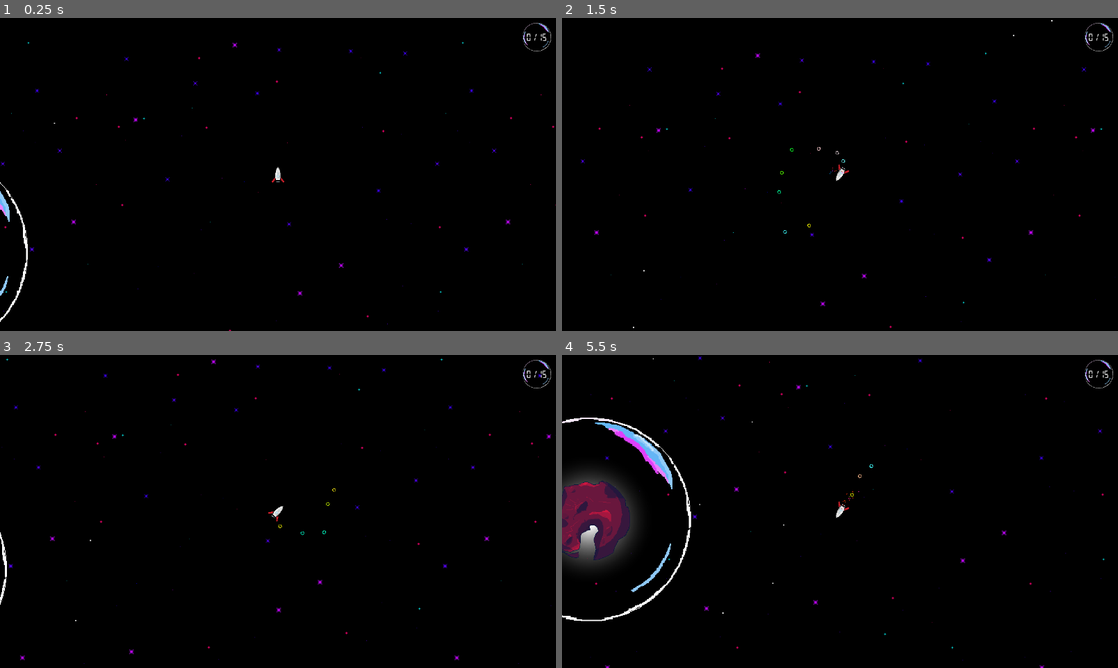
Above: before the commit, frames 1-4 (two rows, left to right).
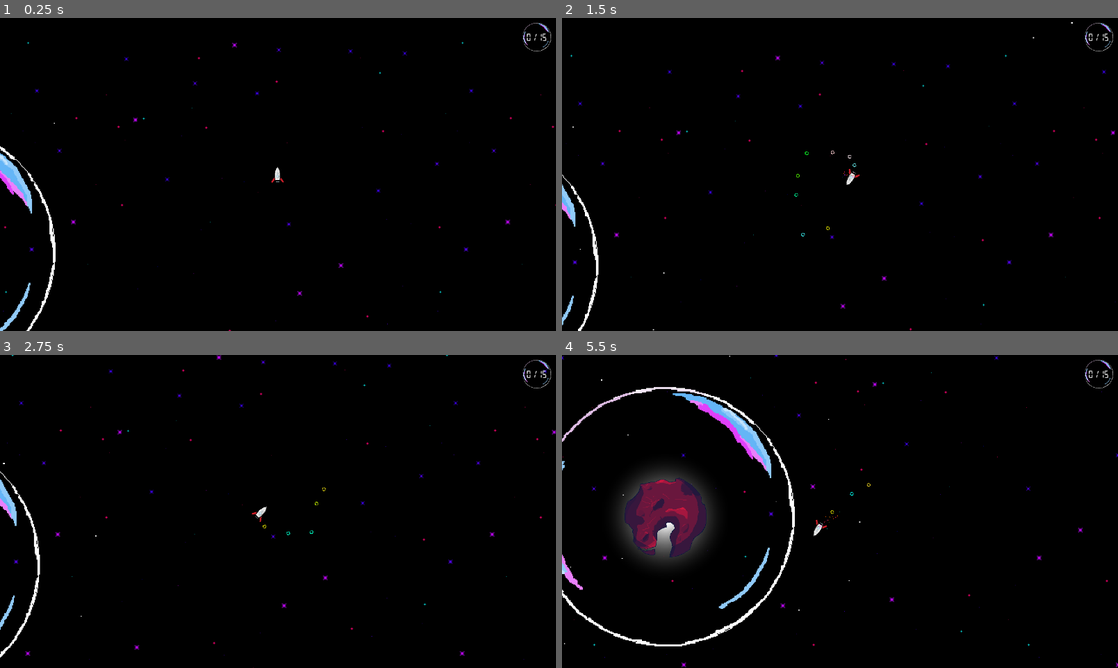
Above: after the commit, the same moments.

Repository: bjornarprytz/doro-exploro
Game: Godot game, scene res://main.tscn
The game is run twice, just before and just after one commit, with the same random seed, the same clock (stepped at 60 frames per second) and the same inputs. Sound files missing from this copy of the repository are replaced by a short silence.
Inputs (mouse positions are in pixels of both pictures, inside the frame that each line leads up to):
- Up to frame 1 (0.25 s): no input
- Up to frame 2 (1.5 s): move the mouse to (962, 158) at 0.52 s; hold Right (ui_right) 0.53-1.28 s; hold Space (throttle) 0.53-1.28 s; click (962, 158) at 0.67 s; move the mouse to (728, 190) at 1.27 s; hold Down (brake) from 1.28 s (still down); tap Space (throttle) at 1.35 s
- Up to frame 3 (2.75 s): move the mouse to (333, 442) at 2.02 s; release Down (brake) at 2.03 s; hold Right (ui_right) from 2.03 s (still down); hold Space (throttle) from 2.03 s (still down)
- Up to frame 4 (5.5 s): move the mouse to (812, 574) at 2.77 s; release Space (throttle) at 2.78 s; tap Space (throttle) at 2.85, 4.35 s; click (812, 574) at 2.92 s; move the mouse to (1006, 558) at 3.52 s; release Right (ui_right) at 3.53 s; hold Space (throttle) 3.53-4.28 s; hold Left (ui_left) 3.53-5.03 s; move the mouse to (673, 464) at 4.27 s; move the mouse to (867, 511) at 5.02 s; hold Down (brake) from 5.03 s (still down); hold Space (throttle) from 5.03 s (still down); click (867, 511) at 5.17 s

The runs differ from the first frame. In frame 1, 1.5% of the frame differs, in the area x 0-100%, y 7-100%; in frame 2, 1.2%; in frame 3, 1.5%; in frame 4, 11%, in the area x 0-100%, y 0-100%.

Commit message:
wip planet visitation

Diff:
--- a/src/main.gd
+++ b/src/main.gd
@@ -4,13 +4,23 @@
 @onready var goal: RichTextLabel = %Goal
 @onready var fade_out: ColorRect = %FadeOut
 
+@onready var current_planet: Node2D = null
+
 func _ready() -> void:
 	Events.discovered = []
 	Events.game_over.connect(_on_game_over)
 	Events.atmosphere_entered.connect(_on_atmosphere_entered)
+	Events.atmosphere_exited.connect(_on_atmosphere_exited)
+
+	camera.global_position = player.global_position
+
 
 func _process(_delta: float) -> void:
-	camera.position = player.position
+	if current_planet:
+		# Midway point between player and planet
+		camera.position = lerp(camera.global_position, (player.global_position + current_planet.global_position) / 2, 0.069)
+	else:
+		camera.position = lerp(camera.global_position, player.global_position, 0.069)
 
 func _on_game_over(_win: bool):
 	var tween = create_tween()
@@ -21,16 +31,36 @@
 	get_tree().change_scene_to_file("res://credits.tscn")
 
 func _on_atmosphere_entered(planet: Planet):
+	_transition_to_planet_scene(planet)
+
 	if planet.type in Events.discovered:
 		return
+
+	planet.pop_bubble()
 
 	Events.discovered.push_back(planet.type)
 	Symphony.add_instrument()
 	_update_goal()
 	Events.planet_discovered.emit(planet)
 
+
 	if (Events.discovered.size() >= Events.goal):
 		Events.game_over.emit(true)
 
+func _on_atmosphere_exited(planet: Planet):
+	_transition_out_of_planet_scene(planet)
+
+func _transition_out_of_planet_scene(planet: Planet) -> void:
+	current_planet = null
+	var tween = create_tween()
+	tween.tween_property(camera, "zoom", Vector2.ONE, 1.0)
+	planet.transition_out_of_focus()
+
+func _transition_to_planet_scene(planet: Planet) -> void:
+	current_planet = planet
+	var tween = create_tween()
+	tween.tween_property(camera, "zoom", Vector2.ONE * 1.3, 1.0)
+	planet.transition_into_focus()
+
 func _update_goal():
 	goal.text = "%s / %s" % [Events.discovered.size(), Events.goal]
--- a/src/player.gd
+++ b/src/player.gd
@@ -2,50 +2,72 @@
 extends RigidBody2D
 
 @export var max_velocity: float = 50.0
+@export var max_velocity_in_atmostphere: float = 10.0
 @export var accelleration: float = 600.0
+@export var accelleration_in_atmostphere: float = 200.0
+
 @export var brake_strength: float = 250.0
 @export var rotation_speed: float = 300.0 # Lowered for smoother rotation
 
 @onready var exhaust: CPUParticles2D = %Exhaust
 @onready var burn: CPUParticles2D = %Burn
 
+@onready var _max_velocity: float = max_velocity
+@onready var _accelleration: float = accelleration
+
 var throttle: bool = false
 var brake: bool = false
 var turn: float = 0.0
 
+var current_planet: Planet = null
+
+func _ready() -> void:
+    Events.atmosphere_entered.connect(_on_atmosphere_entered)
+    Events.atmosphere_exited.connect(_on_atmosphere_exited)
+
 func _input(event: InputEvent) -> void:
-	if event.is_action_pressed("throttle"):
-		throttle = true
-		exhaust.emitting = true
-	elif event.is_action_released("throttle"):
-		throttle = false
-		exhaust.emitting = false
-	if event.is_action_pressed("brake"):
-		brake = true
-		burn.emitting = true
-	elif event.is_action_released("brake"):
-		brake = false
-		burn.emitting = false
+    if event.is_action_pressed("throttle"):
+        throttle = true
+        exhaust.emitting = true
+    elif event.is_action_released("throttle"):
+        throttle = false
+        exhaust.emitting = false
+    if event.is_action_pressed("brake"):
+        brake = true
+        burn.emitting = true
+    elif event.is_action_released("brake"):
+        brake = false
+        burn.emitting = false
 
-	# Get rotation input (supports both keyboard and joystick)
-	turn = Input.get_axis("ui_left", "ui_right")
+    # Get rotation input (supports both keyboard and joystick)
+    turn = Input.get_axis("ui_left", "ui_right")
 
 func _physics_process(delta: float) -> void:
-	if throttle:
-		apply_central_impulse(Vector2.UP.rotated(rotation) * accelleration * delta)
-	if brake:
-		# Damp
-		apply_central_impulse(- linear_velocity * delta)
+    if throttle:
+        apply_central_impulse(Vector2.UP.rotated(rotation) * _accelleration * delta)
+    if brake:
+        # Damp
+        apply_central_impulse(- linear_velocity * delta)
 
-	if linear_velocity.length() > max_velocity:
-		apply_central_impulse(- linear_velocity.normalized() * ((linear_velocity.length() / 2) - max_velocity) / max_velocity)
+    if linear_velocity.length() > max_velocity:
+        apply_central_impulse(- linear_velocity.normalized() * ((linear_velocity.length() / 2) - _max_velocity) / _max_velocity)
 
-	if (abs(turn) > .1):
-		var rotation_dir = turn * delta * rotation_speed
-		if brake:
-			rotation_dir *= 1.5
-		#rotation += rotation_dir
-		angular_velocity = rotation_dir
-	else:
-		# Dampen rotation
-		angular_velocity = 0
+    if (abs(turn) > .1):
+        var rotation_dir = turn * delta * rotation_speed
+        if brake:
+            rotation_dir *= 1.5
+        #rotation += rotation_dir
+        angular_velocity = rotation_dir
+    else:
+        # Dampen rotation
+        angular_velocity = 0
+
+func _on_atmosphere_entered(planet: Planet) -> void:
+    current_planet = planet
+    _max_velocity = max_velocity_in_atmostphere
+    _accelleration = accelleration_in_atmostphere
+
+func _on_atmosphere_exited(_planet: Planet) -> void:
+    current_planet = null
+    _max_velocity = max_velocity
+    _accelleration = accelleration
--- a/src/player.tscn
+++ b/src/player.tscn
@@ -15,6 +15,7 @@
 point_count = 2
 
 [node name="Player" type="RigidBody2D"]
+top_level = true
 texture_filter = 1
 collision_layer = 3
 script = ExtResource("1_onrkg")
--- a/src/world/planet.gd
+++ b/src/world/planet.gd
@@ -13,7 +13,8 @@
 @onready var orbit_shape: CollisionShape2D = $Orbit/Shape
 @onready var bubble_pop: AudioStreamPlayer2D = %BubblePop
 @onready var shape: CollisionPolygon2D = $Body/Shape
-@onready var sky: Sprite2D = %Sky
+@onready var sky: Node2D = %Sky
+@onready var glow: Node2D = %Glow
 
 var planet_sprites = [
 preload("res://assets/img/planets/beige, brown greenish asteroid.png"),
@@ -65,29 +66,60 @@
 	Events.planet_discovered.connect(_on_planet_discovered)
 
 	if (type in Events.discovered):
-		_pop_bubble(true)
+		pop_bubble(true)
 
 func _on_planet_discovered(planet: Planet):
 	if planet == self:
 		return
 
 	if (planet.type == type):
-		_pop_bubble()
+		pop_bubble()
 
 func set_size(s: float):
 	size = s
 	scale = Vector2(s, s)
 	gravity_well.gravity_point_unit_distance = atmosphere_shape.shape.radius * size
 
-func _pop_bubble(silent: bool = false):
+func pop_bubble(silent: bool = false):
 	if bubble_popped:
 		return
 	if (!silent):
 		bubble_pop.play(0.32)
 	bubble_popped = true
-	Symphony.beat.connect(_on_beat)
 	bubble.hide()
 	pop.emitting = true
+
+const transition_time := .39
+
+var transition_tween: Tween
+
+func transition_into_focus():
+	if transition_tween:
+		transition_tween.stop()
+
+	transition_tween = create_tween().set_parallel()
+	sky.show()
+	sky.scale = Vector2.ZERO
+	sky.modulate.a = 0.0
+	transition_tween.tween_property(sky, "scale", Vector2.ONE, transition_time)
+	transition_tween.tween_property(sky, "modulate:a", 1.0, transition_time)
+	transition_tween.tween_property(glow, "scale", Vector2.ZERO, transition_time)
+	if Symphony.beat.is_connected(_on_beat):
+		Symphony.beat.disconnect(_on_beat)
+
+func transition_out_of_focus():
+	if transition_tween:
+		transition_tween.stop()
+
+	transition_tween = create_tween().set_parallel()
+	transition_tween.tween_property(sky, "modulate:a", 0.0, transition_time)
+	transition_tween.tween_property(sky, "scale", Vector2.ZERO, transition_time)
+	transition_tween.tween_callback(sky.hide)
+	transition_tween.tween_property(glow, "scale", Vector2.ONE, transition_time)
+
+	if bubble_popped and !Symphony.beat.is_connected(_on_beat):
+		Symphony.beat.connect(_on_beat)
+
 
 func _on_beat(_number: int):
 	var tween = create_tween()
@@ -102,7 +134,6 @@
 
 func _on_atmosphere_body_entered(body: Node2D) -> void:
 	if (body is Player):
-		_pop_bubble()
 		Events.atmosphere_entered.emit(self)
 
 func _on_atmosphere_body_exited(body: Node2D) -> void:
--- a/src/world/planet.tscn
+++ b/src/world/planet.tscn
@@ -1,7 +1,8 @@
-[gd_scene load_steps=12 format=3 uid="uid://c8v5nh4qd750n"]
+[gd_scene load_steps=14 format=3 uid="uid://c8v5nh4qd750n"]
 
 [ext_resource type="PackedScene" uid="uid://c57sfkee815gl" path="res://world/polygon.tscn" id="1_a5yuq"]
 [ext_resource type="Script" uid="uid://muewrkjnwqns" path="res://world/planet.gd" id="1_d38ao"]
+[ext_resource type="Shader" uid="uid://b4wbtl6w25bxf" path="res://world/sky_shader.gdshader" id="3_qpyo0"]
 [ext_resource type="Texture2D" uid="uid://b51jx3x78b2xh" path="res://assets/img/planets/blue moon.png" id="3_wuflm"]
 [ext_resource type="Texture2D" uid="uid://onxj6vm2bdpd" path="res://world/light.tres" id="4_ijjmx"]
 [ext_resource type="Texture2D" uid="uid://bh5saq5wwup27" path="res://assets/img/bubble test 1.png" id="4_qpsm4"]
@@ -12,8 +13,13 @@
 [sub_resource type="CircleShape2D" id="CircleShape2D_a5yuq"]
 radius = 1000.0
 
+[sub_resource type="ShaderMaterial" id="ShaderMaterial_dpgem"]
+shader = ExtResource("3_qpyo0")
+shader_parameter/fade_start = 0.8
+shader_parameter/fade_range = 0.2
+
 [sub_resource type="CircleShape2D" id="CircleShape2D_qpsm4"]
-radius = 250.0
+radius = 314.025
 
 [sub_resource type="CircleShape2D" id="CircleShape2D_ijjmx"]
 radius = 400.0
@@ -52,16 +58,25 @@
 unique_name_in_owner = true
 texture = ExtResource("3_wuflm")
 
-[node name="Glow" type="Sprite2D" parent="Planet"]
+[node name="Glow" type="Node2D" parent="Planet"]
+unique_name_in_owner = true
+show_behind_parent = true
+
+[node name="Sprite" type="Sprite2D" parent="Planet/Glow"]
 show_behind_parent = true
 texture_filter = 2
 scale = Vector2(4.78125, 4.78125)
 texture = ExtResource("4_ijjmx")
 
-[node name="Sky" type="Sprite2D" parent="."]
+[node name="Sky" type="Node2D" parent="Planet"]
 unique_name_in_owner = true
 visible = false
-scale = Vector2(6.25, 6.25)
+show_behind_parent = true
+
+[node name="Sprite" type="Sprite2D" parent="Planet/Sky"]
+show_behind_parent = true
+material = SubResource("ShaderMaterial_dpgem")
+scale = Vector2(5.51563, 5.51563)
 texture = ExtResource("5_vh337")
 
 [node name="Atmosphere" type="Area2D" parent="."]
@@ -75,7 +90,7 @@
 
 [node name="Bubble" type="Sprite2D" parent="Atmosphere"]
 unique_name_in_owner = true
-scale = Vector2(1.65, 1.65)
+scale = Vector2(2.09967, 2.09967)
 texture = ExtResource("4_qpsm4")
 
 [node name="Pop" type="CPUParticles2D" parent="Atmosphere"]
--- /dev/null
+++ b/src/world/sky_shader.gdshader
@@ -0,0 +1,15 @@
+shader_type canvas_item;
+
+uniform float fade_start = 0.8;
+uniform float fade_range = 0.2;
+
+void fragment() {
+    vec2 uv = UV - vec2(0.5); // Centering UV coordinates
+    float dist = length(uv) * 2.0; // Get distance from center, scaled
+    dist = clamp((dist - fade_start) / fade_range, 0.0, 1.0); // Fade starts at fade_start, fully transparent at fade_start + fade_range
+
+    vec4 tex_color = texture(TEXTURE, UV);
+    tex_color.a *= 1.0 - dist; // Reduce alpha based on distance
+
+    COLOR = tex_color;
+}
Not shown, added: src/world/sky_shader.gdshader.uid
